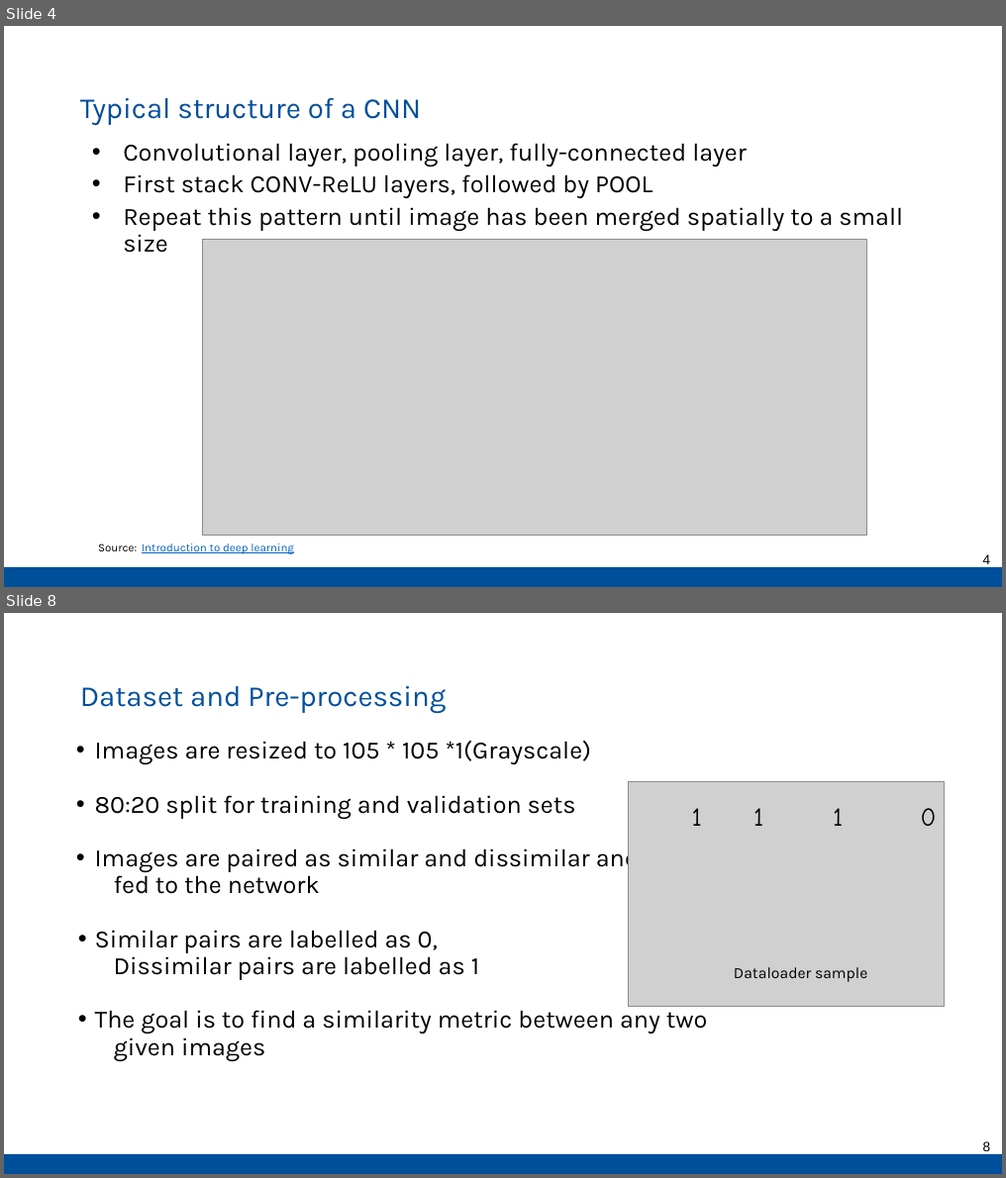
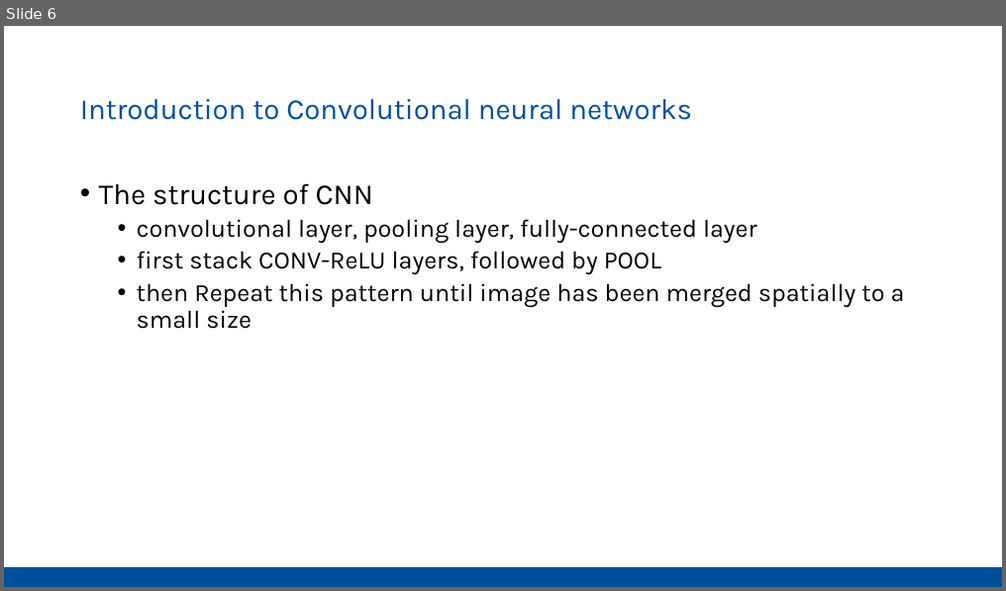
Before and after one commit to Pathi-rao/Image-Similarity-Estimation-using-Siamese-Neural-Networks, a slide deck: presentation.pptx. Shown one above the other, each under a label of ours: slides 4 and 8 before the commit, slide 6 after it; the slides between them are not shown. The pictures are 1006x1178 and 1006x591 pixels, drawn with LibreOffice and Linux fonts; fonts in the diff are those of the drawing; grey boxes stand for pictures. Boxes give left, top, right and bottom in pixels: in the first picture for what was removed or moved away, otherwise in the second. Text is boxed around its words. In the diff, an @@ line names an element or a change of style, - is before the commit and + after.

```diff
--- a/presentation.pptx
+++ b/presentation.pptx
@@ slide 8 removed at <box>4,613,1002,1174</box>, background #FFFFFF; not listed: 1 template element that a slide beside it also shows @@
@@ text removed at <box>80,685,446,713</box> @@
-Dataset and Pre-processing
@@ text removed at <box>95,741,707,1061</box> @@
-• Images are resized to 105 * 105 *1(Grayscale)
-• 80:20 split for training and validation sets
-• Images are paired as similar and dissimilar and
-fed to the network
-• Similar pairs are labelled as 0,
-Dissimilar pairs are labelled as 1
-• The goal is to find a similarity metric between any two
-given images
@@ picture removed at <box>629,781,944,1006</box> @@
@@ text removed at <box>692,808,937,826</box> @@
-1 1 1 0
@@ text removed at <box>734,967,867,982</box> @@
-Dataloader sample
@@ page number removed at <box>983,1142,991,1152</box> @@
-8
@@ what was slide 4 is now slide 6 @@
@@ slide 6 changed as well @@
@@ title at <box>80,99,692,120</box>: text changed @@
-Typical structure of a CNN
+Introduction to Convolutional neural networks
@@ text at <box>99,183,905,329</box>: text changed @@
-• Convolutional layer, pooling layer, fully-connected layer
-• First stack CONV-ReLU layers, followed by POOL
-• Repeat this pattern until image has been merged spatially to a small size
+• The structure of CNN
+  • convolutional layer, pooling layer, fully-connected layer
+  • first stack CONV-ReLU layers, followed by POOL
+  • then Repeat this pattern until image has been merged spatially to a small size
@@ picture removed at <box>202,240,867,536</box> @@
@@ text removed at <box>98,544,294,555</box> @@
-Source: Introduction to deep learning
@@ page number removed at <box>983,555,991,565</box> @@
-4
```
Also in this commit, not shown: 1 other slide changed, 15 slides added, 15 other slides removed.
